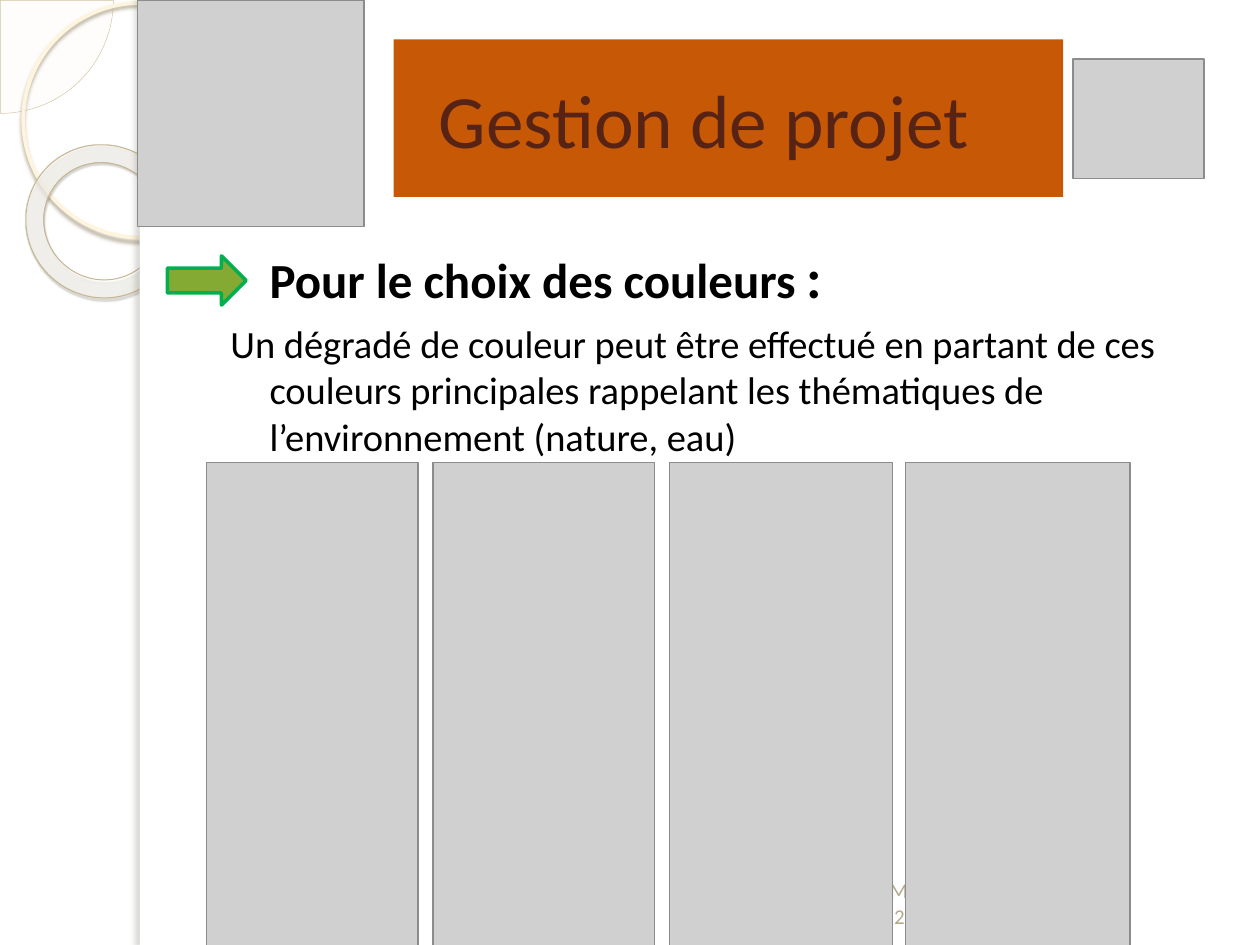
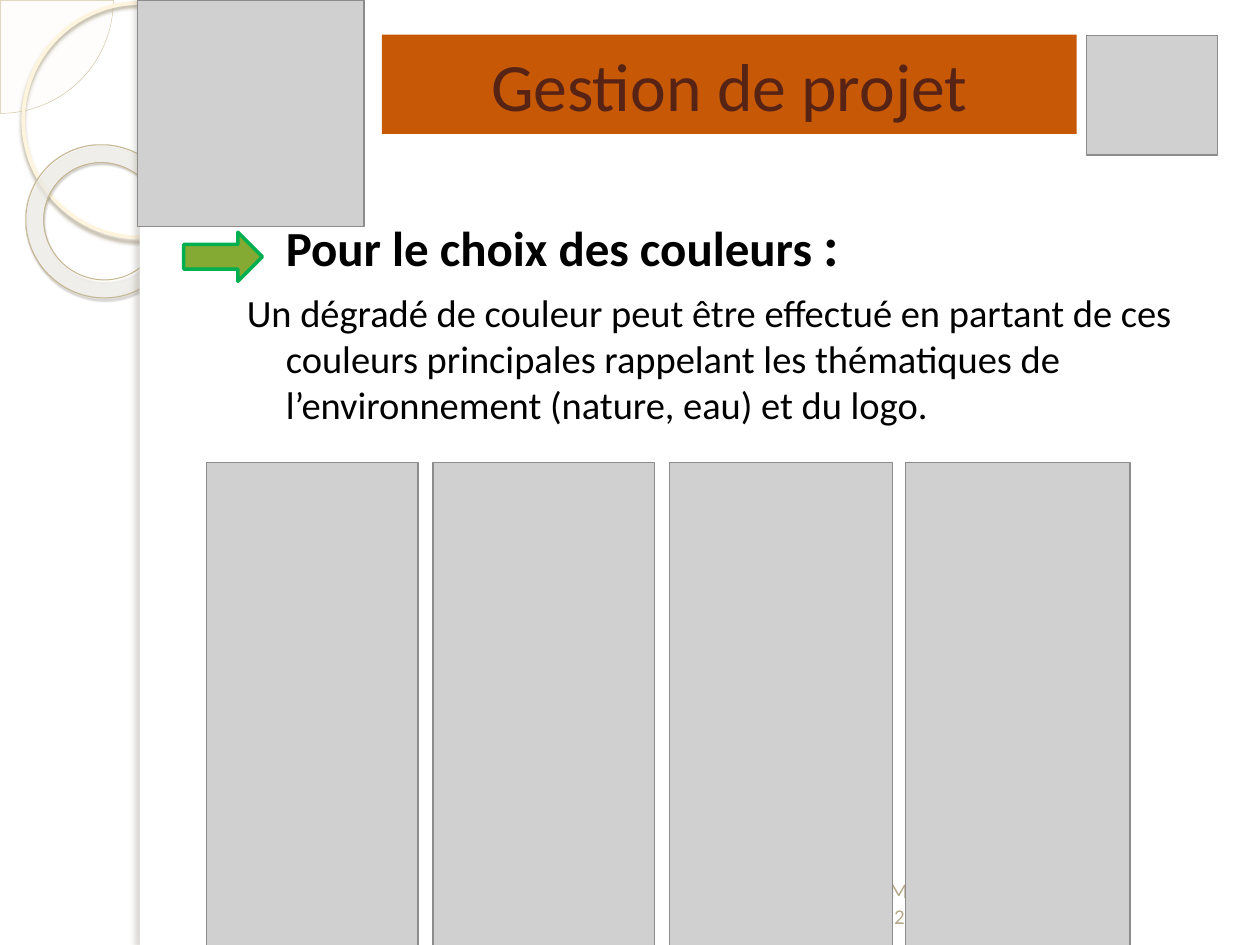
Before and after one commit to jacquesLemoine44/AssociationPaulGreen, a slide deck: slide 7 of DocumentationsProjet/Présentation1.pptx. Drawn at 1260x945 pixels with LibreOffice and Linux fonts; fonts in the diff are those of the drawing; grey boxes stand for pictures; background and template pictures are left out. Boxes give left, top, right and bottom in pixels: in the first picture for what was removed or moved away, otherwise in the second. Text is boxed around its words. In the diff, an @@ line names an element or a change of style, - is before the commit and + after.

```diff
--- a/DocumentationsProjet/Présentation1.pptx
+++ b/DocumentationsProjet/Présentation1.pptx
@@ title "Gestion de projet": place and size @@
-title "Gestion de projet" at [439,96,968,161]
+title "Gestion de projet" at [382,35,1076,135]
@@ title "Gestion de projet" at [382,35,1076,135]: size 43 to 38.7 pt; fill none to #C65806 @@
@@ rectangle removed at [393,39,1062,197] @@
@@ picture: place and size @@
-picture at [1074,59,1205,179]
+picture at [1086,35,1217,155]
@@ text "Pour le choix des couleurs ...": place and size @@
-text "Pour le choix des couleurs ..." at [230,263,1155,456]
+text "Pour le choix des couleurs ..." at [247,226,1171,426]
@@ right arrow: place and size @@
-right arrow at [168,256,247,305]
+right arrow at [184,232,263,281]
@@ text at [247,300,1171,426]: text changed @@
-Un dégradé de couleur peut être effectué en partant de ces couleurs principales rappelant les thématiques de l’environnement (nature, eau)
+Un dégradé de couleur peut être effectué en partant de ces couleurs principales rappelant les thématiques de l’environnement (nature, eau) et du logo.
```
Also in this commit, not shown: 13 other slides changed, 1 slide added, 1 slide removed, 49 other files.
